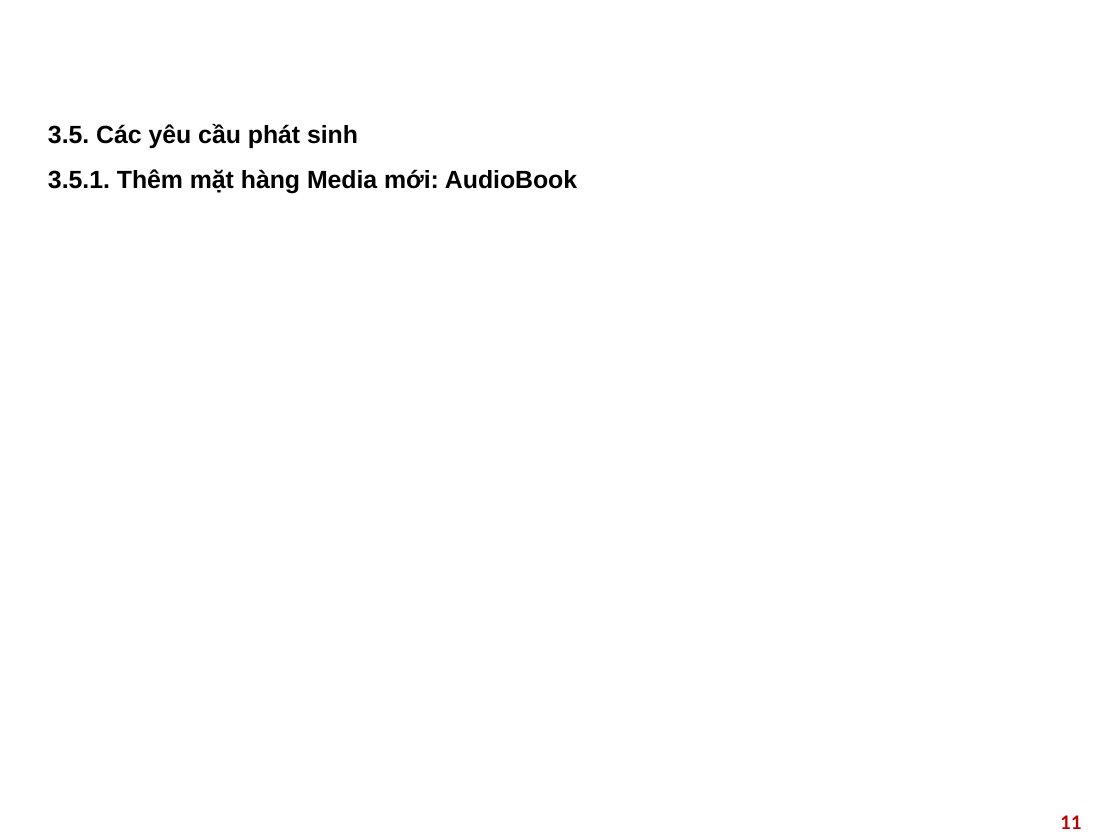
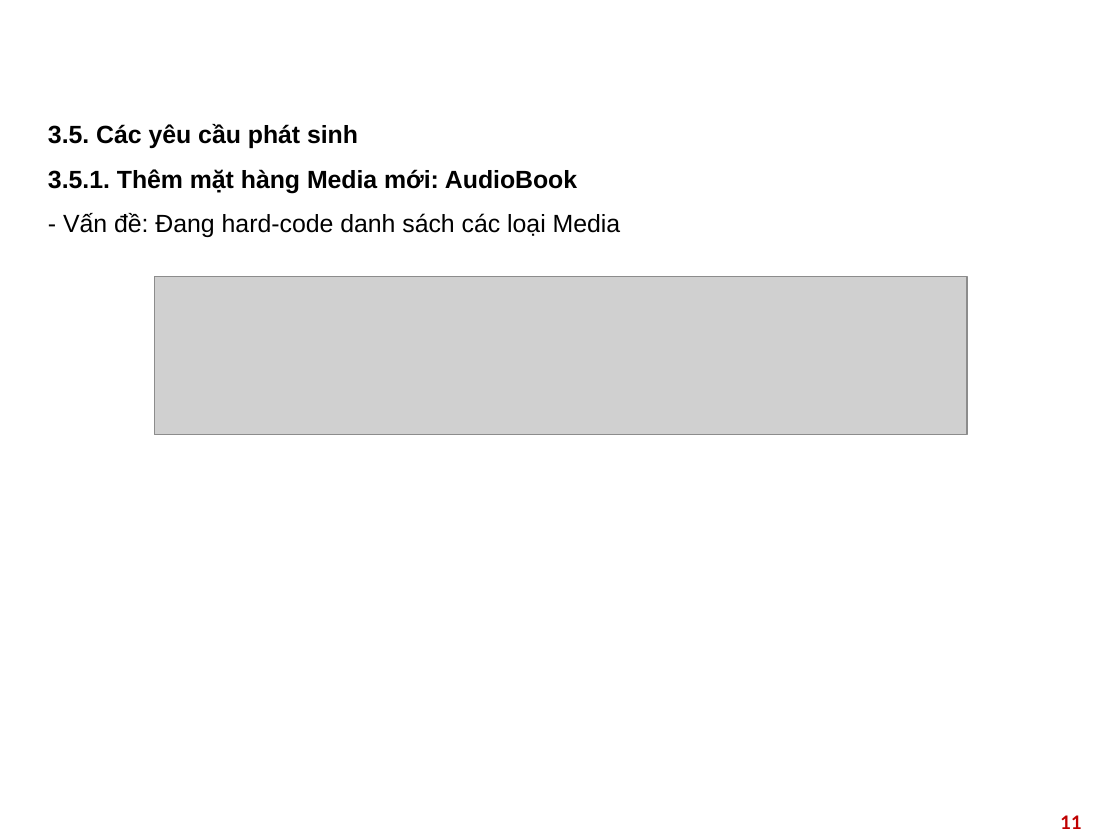
Before and after one commit to HieuPham2000/DP.20212.03, a slide deck: slide 11 of presentation/Design_Pattern_Slide.pptx. Drawn at 1120x840 pixels with LibreOffice and Linux fonts; fonts in the diff are those of the drawing; grey boxes stand for pictures; background and template pictures are left out. Boxes give left, top, right and bottom in pixels: in the first picture for what was removed or moved away, otherwise in the second. Text is boxed around its words. In the diff, an @@ line names an element or a change of style, - is before the commit and + after.

```diff
--- a/presentation/Design_Pattern_Slide.pptx
+++ b/presentation/Design_Pattern_Slide.pptx
@@ text at bbox=[63, 213, 621, 237]: paragraph added @@
+- Vấn đề: Đang hard-code danh sách các loại Media
@@ picture added at bbox=[155, 277, 968, 435] @@
```
Also in this commit, not shown: 8 other slides changed, 18 slides added, 2 other files.
